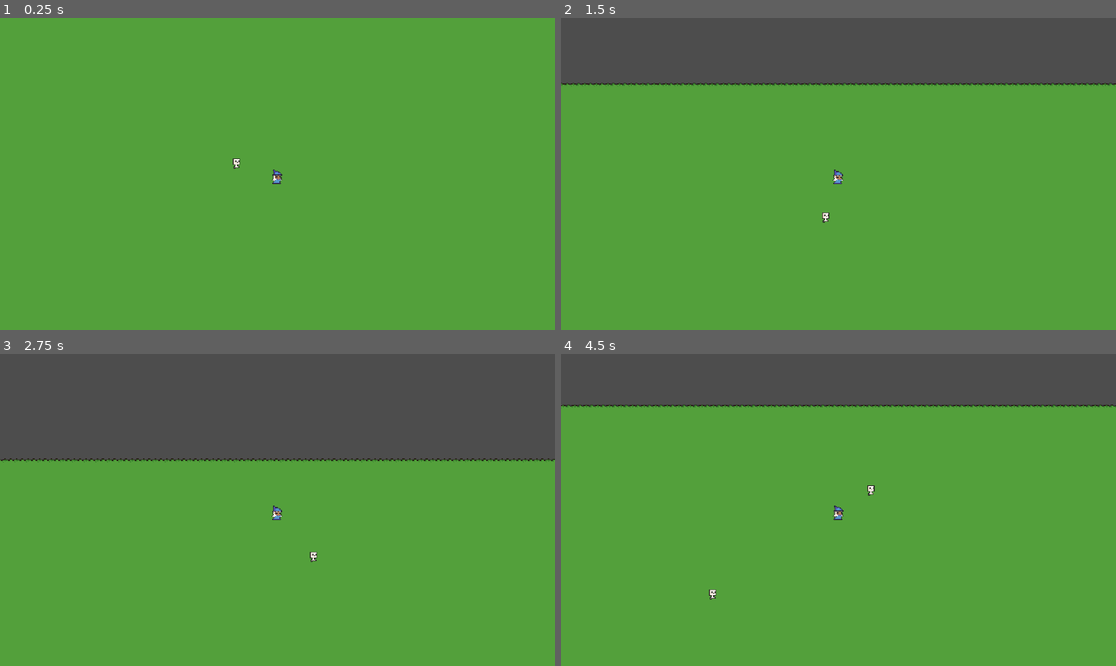
Above: before the commit, frames 1-4 (two rows, left to right).
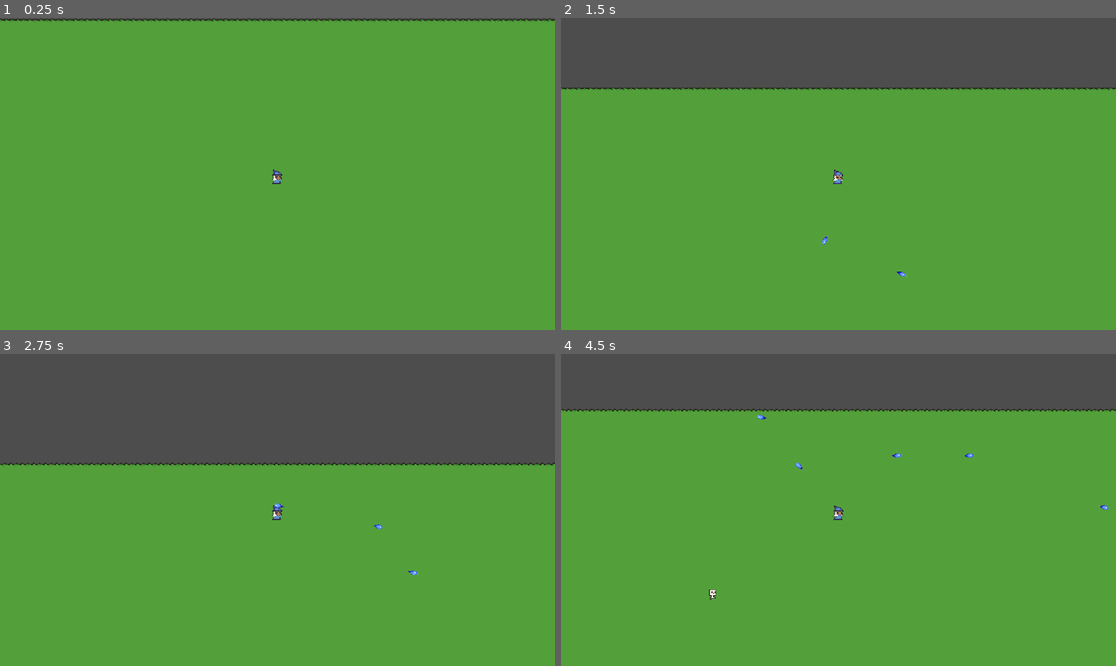
Above: after the commit, the same moments.

Repository: NathanKoehler/TBN-Bullet-Heaven
Game: Godot game, scene res://level/bullethaven.tscn
The game is run twice, just before and just after one commit, with the same random seed, the same clock (stepped at 60 frames per second) and the same inputs. Before the commit the project starts from res://bullethaven.tscn.
Inputs (mouse positions are in pixels of both pictures, inside the frame that each line leads up to):
- Up to frame 1 (0.25 s): no input
- Up to frame 2 (1.5 s): move the mouse to (810, 236) at 0.52 s; hold W from 0.53 s (still down); move the mouse to (1005, 220) at 1.27 s
- Up to frame 3 (2.75 s): move the mouse to (111, 463) at 2.02 s; release W at 2.03 s; hold A from 2.03 s (still down)
- Up to frame 4 (4.5 s): move the mouse to (866, 510) at 2.77 s; move the mouse to (755, 432) at 3.52 s; release A at 3.53 s; hold S 3.53-4.28 s; move the mouse to (960, 494) at 4.27 s; hold D from 4.28 s (still down)

The runs differ from the first frame. In frame 1, 1.0% of the frame differs, in the area x 0-100%, y 0-49%; in frame 2, 2.1%; in frame 3, 2.0%; in frame 4, 2.1%, in the area x 0-100%, y 16-51%.

Commit message:
Added knockback and projectile shooting/collision

Diff:
--- /dev/null
+++ b/Hitbox.tscn
@@ -0,0 +1,15 @@
+[gd_scene load_steps=3 format=3 uid="uid://dklg66lqw2ckt"]
+
+[ext_resource type="Script" path="res://enemies/Hitbox.gd" id="1_748on"]
+
+[sub_resource type="RectangleShape2D" id="RectangleShape2D_lpn0c"]
+size = Vector2(20, 8)
+
+[node name="Hitbox" type="Area2D"]
+collision_layer = 4
+collision_mask = 2
+monitoring = false
+script = ExtResource("1_748on")
+
+[node name="CollisionShape2d" type="CollisionShape2D" parent="."]
+shape = SubResource("RectangleShape2D_lpn0c")
--- a/enemies/enemy.gd
+++ b/enemies/enemy.gd
@@ -6,6 +6,8 @@
 @export var defense = 0
 @export var level = 0
 @export var speed = .7
+@export var receives_knockback = true
+@export var knockback_modifier = 1
 
 
 var rng = RandomNumberGenerator.new()
@@ -17,9 +19,30 @@
 
 func _physics_process(delta):
 	var player = get_parent().get_node("Player")
-	position += (player.position - position).normalized() * speed
+	if player.hp > 0:
+		position += (player.position - position).normalized() * speed
+
+func receive_damage(base_damage):
+	print(base_damage)
+	var actual_damage = base_damage
+	actual_damage -= defense
+	hp -= actual_damage
+	print(str(name) + " received " + str(actual_damage) + " damage")
+	return actual_damage
+
+func receive_knockback(damage_source_pos: Vector2, received_damage: int):
+	if receives_knockback:
+		var knockback_direction = damage_source_pos.direction_to(self.global_position)
+		var knockback_strength = received_damage * knockback_modifier
+		var knockback = knockback_direction * knockback_strength
+
+		global_position += knockback
+
+func _on_hurtbox_area_entered(hitbox):
+	var actual_damage = receive_damage(hitbox.damage)
 
 
-func _on_hurtbox_area_entered(hitbox):
-	var base_damage = hitbox.damage
-	self.hp -= base_damage
+	if hitbox.is_in_group("Projectile"):
+		hitbox.destroy()
+
+	receive_knockback(hitbox.global_position, actual_damage)
--- a/enemies/enemy.tscn
+++ b/enemies/enemy.tscn
@@ -1,11 +1,11 @@
-[gd_scene load_steps=10 format=3 uid="uid://eag0kix8c0ql"]
+[gd_scene load_steps=10 format=3 uid="uid://bwgw8itkd4bhu"]
 
 [ext_resource type="Script" path="res://enemies/enemy.gd" id="1_r2msa"]
 [ext_resource type="Texture2D" uid="uid://da05rodc622k8" path="res://enemies/skeleton/skelet_run_anim_f0.png" id="2_t156c"]
 [ext_resource type="Texture2D" uid="uid://5hfqbq5cm5bp" path="res://enemies/skeleton/skelet_run_anim_f1.png" id="3_mckm7"]
 [ext_resource type="Texture2D" uid="uid://bifxpjxfcpk0e" path="res://enemies/skeleton/skelet_run_anim_f2.png" id="4_xgi0a"]
 [ext_resource type="Texture2D" uid="uid://cskry3n62bl0k" path="res://enemies/skeleton/skelet_run_anim_f3.png" id="5_yyk0e"]
-[ext_resource type="Script" path="res://enemies/Hitbox.gd" id="6_tcffn"]
+[ext_resource type="PackedScene" uid="uid://dklg66lqw2ckt" path="res://Hitbox.tscn" id="6_tml30"]
 
 [sub_resource type="SpriteFrames" id="SpriteFrames_3ueoy"]
 animations = [{
@@ -41,13 +41,6 @@
 visible = false
 shape = SubResource("RectangleShape2D_fjwpa")
 
-[node name="Hitbox" type="Area2D" parent="."]
-collision_layer = 4
-collision_mask = 2
-monitoring = false
-script = ExtResource("6_tcffn")
-
-[node name="CollisionShape2d" type="CollisionShape2D" parent="Hitbox"]
-shape = SubResource("RectangleShape2D_lpn0c")
+[node name="Hitbox" parent="." instance=ExtResource("6_tml30")]
 
 [connection signal="area_entered" from="Hurtbox" to="." method="_on_hurtbox_area_entered"]
--- a/bullethaven.tscn
+++ b/level/bullethaven.tscn
@@ -1,13 +1,12 @@
-[gd_scene load_steps=9 format=3 uid="uid://bo1atv45b7te6"]
+[gd_scene load_steps=8 format=3 uid="uid://dojd5t8ah3nrv"]
 
-[ext_resource type="Texture2D" uid="uid://bb1uch5uhk5b4" path="res://tilesets/plains.png" id="1_b5l0v"]
-[ext_resource type="Script" path="res://arena.gd" id="1_fd1pv"]
-[ext_resource type="PackedScene" uid="uid://bs330o7j6hvvw" path="res://player/player.tscn" id="2_g2w6f"]
-[ext_resource type="Texture2D" uid="uid://64fp72xepc58" path="res://tilesets/decor_16x16.png" id="2_udq58"]
-[ext_resource type="PackedScene" uid="uid://eag0kix8c0ql" path="res://enemies/enemy.tscn" id="5_jgsrr"]
+[ext_resource type="Script" path="res://level/arena.gd" id="1_ypp58"]
+[ext_resource type="Texture2D" uid="uid://bb1uch5uhk5b4" path="res://tilesets/plains.png" id="2_q35ud"]
+[ext_resource type="Texture2D" uid="uid://64fp72xepc58" path="res://tilesets/decor_16x16.png" id="3_7lbng"]
+[ext_resource type="PackedScene" uid="uid://cbq55pc77wj7h" path="res://player/player.tscn" id="4_x0qla"]
 
 [sub_resource type="TileSetAtlasSource" id="TileSetAtlasSource_5wfrw"]
-texture = ExtResource("1_b5l0v")
+texture = ExtResource("2_q35ud")
 0:0/0 = 0
 1:0/0 = 0
 2:0/0 = 0
@@ -69,7 +68,7 @@
 sources/1 = SubResource("TileSetAtlasSource_byo35")
 
 [node name="Arena" type="Node2D"]
-script = ExtResource("1_fd1pv")
+script = ExtResource("1_ypp58")
 metadata/_edit_horizontal_guides_ = []
 
 [node name="TileMap" type="TileMap" parent="."]
@@ -77,14 +76,11 @@
 format = 2
 layer_0/tile_data = PackedInt32Array(-786464, 131072, 5, -720928, 131072, 5, -655392, 131072, 5, -589856, 131072, 5, -5 …(44398 unchanged characters)…
 
-[node name="Player" parent="." instance=ExtResource("2_g2w6f")]
+[node name="Player" parent="." instance=ExtResource("4_x0qla")]
 
 [node name="Camera2d" type="Camera2D" parent="Player"]
 current = true
 zoom = Vector2(1.5, 1.5)
-
-[node name="enemy" parent="." instance=ExtResource("5_jgsrr")]
-position = Vector2(-67, -17)
 
 [node name="Enemy Spawn Timer" type="Timer" parent="."]
 wait_time = 1.5
--- a/magic_bullet.gd
+++ /dev/null
@@ -1,11 +0,0 @@
-extends Node2D
-
-
-# Called when the node enters the scene tree for the first time.
-func _ready():
-	pass # Replace with function body.
-
-
-# Called every frame. 'delta' is the elapsed time since the previous frame.
-func _process(delta):
-	pass
--- a/magic_bullet.tscn
+++ /dev/null
@@ -1,60 +0,0 @@
-[gd_scene load_steps=6 format=3 uid="uid://qhxcb3r5q55r"]
-
-[ext_resource type="Texture2D" uid="uid://4i64c1sshwj4" path="res://projectiles/Spell Pack/Energy ball/EnergyBall.png" id="1_cwy77"]
-
-[sub_resource type="RectangleShape2D" id="RectangleShape2D_r64g1"]
-size = Vector2(94, 38)
-
-[sub_resource type="Animation" id="Animation_wu2kj"]
-length = 0.001
-tracks/0/type = "value"
-tracks/0/imported = false
-tracks/0/enabled = true
-tracks/0/path = NodePath("Sprite2d:frame")
-tracks/0/interp = 1
-tracks/0/loop_wrap = true
-tracks/0/keys = {
-"times": PackedFloat32Array(0),
-"transitions": PackedFloat32Array(1),
-"update": 1,
-"values": [8]
-}
-
-[sub_resource type="Animation" id="Animation_qipul"]
-resource_name = "shoot"
-tracks/0/type = "value"
-tracks/0/imported = false
-tracks/0/enabled = true
-tracks/0/path = NodePath("Sprite2d:frame")
-tracks/0/interp = 1
-tracks/0/loop_wrap = true
-tracks/0/keys = {
-"times": PackedFloat32Array(0, 0.1, 0.2, 0.3, 0.4, 0.5, 0.6, 0.7, 0.8),
-"transitions": PackedFloat32Array(1, 1, 1, 1, 1, 1, 1, 1, 1),
-"update": 1,
-"values": [1, 2, 3, 4, 5, 6, 7, 8, 8]
-}
-
-[sub_resource type="AnimationLibrary" id="AnimationLibrary_0mny8"]
-_data = {
-"RESET": SubResource("Animation_wu2kj"),
-"shoot": SubResource("Animation_qipul")
-}
-
-[node name="Magic Bullet" type="Node2D"]
-
-[node name="Sprite2d" type="Sprite2D" parent="."]
-texture = ExtResource("1_cwy77")
-hframes = 9
-frame = 8
-
-[node name="Area2d" type="Area2D" parent="."]
-
-[node name="CollisionShape2d" type="CollisionShape2D" parent="Area2d"]
-position = Vector2(-7, -3)
-shape = SubResource("RectangleShape2D_r64g1")
-
-[node name="AnimationPlayer" type="AnimationPlayer" parent="."]
-libraries = {
-"": SubResource("AnimationLibrary_0mny8")
-}
--- a/player/CharacterBody2d.gd
+++ b/player/CharacterBody2d.gd
@@ -1,13 +1,43 @@
 extends CharacterBody2D
 
+signal hp_changed(new_hp)
+signal died
 
-@export var speed = 100
+
+@export var speed = 100 :
+	set(value):
+		speed = value
+	get:
+		return speed
 @export var currPosition = position
-@export var hp_max = 100
-@export var hp = 100
-@export var defense = 5
-var level = 0
-var xp = 0
+@export var hp_max = 100 :
+	set(value):
+		hp_max = value
+	get:
+		return hp_max
+@export var hp = 100 :
+	set(value):
+		if value != hp:
+			hp = clamp(value, 0, hp_max)
+			emit_signal("hp_changed", hp)
+			if hp == 0:
+				emit_signal("died")
+	get:
+		return hp
+@export var defense = 5 :
+	set(value):
+		defense = value
+	get:
+		return defense
+@export var level = 0 :
+	set(value):
+		level = value
+	get:
+		return level
+@export var xp = 0
+
+#Spell references
+@export var magic_bullet = preload("res://player/player_spells/magic_bullet.tscn")
 
 
 
@@ -47,3 +77,24 @@
 
 func _on_hurtbox_area_entered(hitbox):
 	receive_damage(hitbox.damage)
+
+
+
+func _on_player_died():
+	print("player has died")
+
+
+# spell functions
+func shoot_magic_bullet():
+	if magic_bullet:
+		var mb = magic_bullet.instantiate()
+		get_tree().current_scene.add_child(mb)
+		#add_child(mb)
+		mb.global_position = self.global_position
+
+		var mb_rotation = self.global_position.direction_to(get_global_mouse_position()).angle()
+		mb.rotation = mb_rotation
+
+
+func _on_magic_bullet_timer_timeout():
+	shoot_magic_bullet()
--- a/player/player.tscn
+++ b/player/player.tscn
@@ -1,14 +1,14 @@
-[gd_scene load_steps=13 format=3 uid="uid://bs330o7j6hvvw"]
+[gd_scene load_steps=13 format=3 uid="uid://cbq55pc77wj7h"]
 
 [ext_resource type="Script" path="res://player/CharacterBody2d.gd" id="2_j4x2b"]
-[ext_resource type="Texture2D" uid="uid://dvgjvcmwosjji" path="res://player/wizzard_f_idle_anim_f0.png" id="2_n70f6"]
-[ext_resource type="Texture2D" uid="uid://ca3fmfv5t7xh7" path="res://player/wizzard_f_idle_anim_f1.png" id="3_mfat6"]
-[ext_resource type="Texture2D" uid="uid://ljuh5fbpfn8b" path="res://player/wizzard_f_idle_anim_f2.png" id="4_20uic"]
-[ext_resource type="Texture2D" uid="uid://da7jlqqkkqipq" path="res://player/wizzard_f_idle_anim_f3.png" id="5_a1qot"]
-[ext_resource type="Texture2D" uid="uid://dvf6k75rnnfve" path="res://player/wizzard_f_run_anim_f0.png" id="6_cgun8"]
-[ext_resource type="Texture2D" uid="uid://fti43gditrpu" path="res://player/wizzard_f_run_anim_f1.png" id="7_tall5"]
-[ext_resource type="Texture2D" uid="uid://b5a614v0wevk1" path="res://player/wizzard_f_run_anim_f2.png" id="8_qyq0f"]
-[ext_resource type="Texture2D" uid="uid://dgy5gca8kok2m" path="res://player/wizzard_f_run_anim_f3.png" id="9_swyxk"]
+[ext_resource type="Texture2D" uid="uid://dvgjvcmwosjji" path="res://player/player_sprites/wizzard_f_idle_anim_f0.png" id="2_n70f6"]
+[ext_resource type="Texture2D" uid="uid://ca3fmfv5t7xh7" path="res://player/player_sprites/wizzard_f_idle_anim_f1.png" id="3_mfat6"]
+[ext_resource type="Texture2D" uid="uid://ljuh5fbpfn8b" path="res://player/player_sprites/wizzard_f_idle_anim_f2.png" id="4_20uic"]
+[ext_resource type="Texture2D" uid="uid://da7jlqqkkqipq" path="res://player/player_sprites/wizzard_f_idle_anim_f3.png" id="5_a1qot"]
+[ext_resource type="Texture2D" uid="uid://dvf6k75rnnfve" path="res://player/player_sprites/wizzard_f_run_anim_f0.png" id="6_cgun8"]
+[ext_resource type="Texture2D" uid="uid://fti43gditrpu" path="res://player/player_sprites/wizzard_f_run_anim_f1.png" id="7_tall5"]
+[ext_resource type="Texture2D" uid="uid://b5a614v0wevk1" path="res://player/player_sprites/wizzard_f_run_anim_f2.png" id="8_qyq0f"]
+[ext_resource type="Texture2D" uid="uid://dgy5gca8kok2m" path="res://player/player_sprites/wizzard_f_run_anim_f3.png" id="9_swyxk"]
 
 [sub_resource type="SpriteFrames" id="SpriteFrames_3nn0t"]
 animations = [{
@@ -29,9 +29,11 @@
 [sub_resource type="RectangleShape2D" id="RectangleShape2D_wx0xk"]
 
 [node name="Player" type="CharacterBody2D"]
+position = Vector2(0, -6)
 collision_layer = 2
 collision_mask = 3
 script = ExtResource("2_j4x2b")
+hp = 5
 
 [node name="AnimatedSprite2d" type="AnimatedSprite2D" parent="."]
 frames = SubResource("SpriteFrames_3nn0t")
@@ -60,4 +62,9 @@
 visible = false
 shape = SubResource("RectangleShape2D_wx0xk")
 
+[node name="magic_bullet_timer" type="Timer" parent="."]
+wait_time = 0.5
+autostart = true
+
 [connection signal="area_entered" from="Hurtbox" to="." method="_on_hurtbox_area_entered"]
+[connection signal="timeout" from="magic_bullet_timer" to="." method="_on_magic_bullet_timer_timeout"]
--- /dev/null
+++ b/player/player_spells/magic_bullet.gd
@@ -0,0 +1,27 @@
+extends "res://enemies/Hitbox.gd"
+
+
+@export var speed = 100
+@onready var animation_player = $AnimationPlayer
+
+
+func _physics_process(delta):
+	animation_player.play("shoot")
+	var direction = Vector2.RIGHT.rotated(rotation)
+	global_position += speed * direction * delta
+
+
+func destroy():
+	queue_free()
+
+
+func _on_magic_bullet_area_entered(area):
+	destroy()
+
+
+func _on_magic_bullet_body_entered(body):
+	destroy()
+
+
+func _on_visible_on_screen_notifier_2d_screen_exited():
+	queue_free()
--- /dev/null
+++ b/player/player_spells/magic_bullet.tscn
@@ -0,0 +1,62 @@
+[gd_scene load_steps=7 format=3 uid="uid://crludbht2rnbi"]
+
+[ext_resource type="PackedScene" uid="uid://dklg66lqw2ckt" path="res://Hitbox.tscn" id="1_auicq"]
+[ext_resource type="Script" path="res://player/player_spells/magic_bullet.gd" id="2_lj0cs"]
+[ext_resource type="Texture2D" uid="uid://4i64c1sshwj4" path="res://projectiles/Spell Pack/Energy ball/EnergyBall.png" id="3_f53b8"]
+
+[sub_resource type="Animation" id="Animation_rvuvo"]
+resource_name = "shoot"
+length = 0.82
+tracks/0/type = "value"
+tracks/0/imported = false
+tracks/0/enabled = true
+tracks/0/path = NodePath("Sprite2d:frame")
+tracks/0/interp = 1
+tracks/0/loop_wrap = true
+tracks/0/keys = {
+"times": PackedFloat32Array(0, 0.1, 0.2, 0.3, 0.4, 0.5, 0.6, 0.7, 0.8),
+"transitions": PackedFloat32Array(1, 1, 1, 1, 1, 1, 1, 1, 1),
+"update": 1,
+"values": [0, 1, 2, 3, 4, 5, 6, 7, 8]
+}
+
+[sub_resource type="Animation" id="Animation_7qhu3"]
+length = 0.001
+tracks/0/type = "value"
+tracks/0/imported = false
+tracks/0/enabled = true
+tracks/0/path = NodePath("Sprite2d:frame")
+tracks/0/interp = 1
+tracks/0/loop_wrap = true
+tracks/0/keys = {
+"times": PackedFloat32Array(0),
+"transitions": PackedFloat32Array(1),
+"update": 1,
+"values": [0]
+}
+
+[sub_resource type="AnimationLibrary" id="AnimationLibrary_qv4wr"]
+_data = {
+"RESET": SubResource("Animation_7qhu3"),
+"shoot": SubResource("Animation_rvuvo")
+}
+
+[node name="magic_bullet" groups=["Projectile"] instance=ExtResource("1_auicq")]
+collision_layer = 8
+collision_mask = 4
+script = ExtResource("2_lj0cs")
+speed = 100
+
+[node name="CollisionShape2d" parent="." index="0"]
+position = Vector2(-1, 0)
+
+[node name="Sprite2d" type="Sprite2D" parent="." index="1"]
+position = Vector2(-2.38419e-07, 2.38419e-07)
+scale = Vector2(0.15625, 0.15625)
+texture = ExtResource("3_f53b8")
+hframes = 9
+
+[node name="AnimationPlayer" type="AnimationPlayer" parent="." index="2"]
+libraries = {
+"": SubResource("AnimationLibrary_qv4wr")
+}
--- a/project.godot
+++ b/project.godot
@@ -11,7 +11,7 @@
 [application]
 
 config/name="Bullet Heaven TBN"
-run/main_scene="res://bullethaven.tscn"
+run/main_scene="res://level/bullethaven.tscn"
 config/features=PackedStringArray("4.0", "Vulkan Clustered")
 
 [autoload]
Renamed: arena.gd -> level/arena.gd
Not shown: 1 places in level/bullethaven.tscn that only renumber resources
Renamed: player/wizzard_f_idle_anim_f0.png -> player/player_sprites/wizzard_f_idle_anim_f0.png
Not shown, changed: player/player_sprites/wizzard_f_idle_anim_f0.png.import
Renamed: player/wizzard_f_idle_anim_f1.png -> player/player_sprites/wizzard_f_idle_anim_f1.png
Not shown, changed: player/player_sprites/wizzard_f_idle_anim_f1.png.import
Renamed: player/wizzard_f_idle_anim_f2.png -> player/player_sprites/wizzard_f_idle_anim_f2.png
Not shown, changed: player/player_sprites/wizzard_f_idle_anim_f2.png.import
Renamed: player/wizzard_f_idle_anim_f3.png -> player/player_sprites/wizzard_f_idle_anim_f3.png
Not shown, changed: player/player_sprites/wizzard_f_idle_anim_f3.png.import
Renamed: player/wizzard_f_run_anim_f0.png -> player/player_sprites/wizzard_f_run_anim_f0.png
Not shown, changed: player/player_sprites/wizzard_f_run_anim_f0.png.import
(and 6 more such lines)
